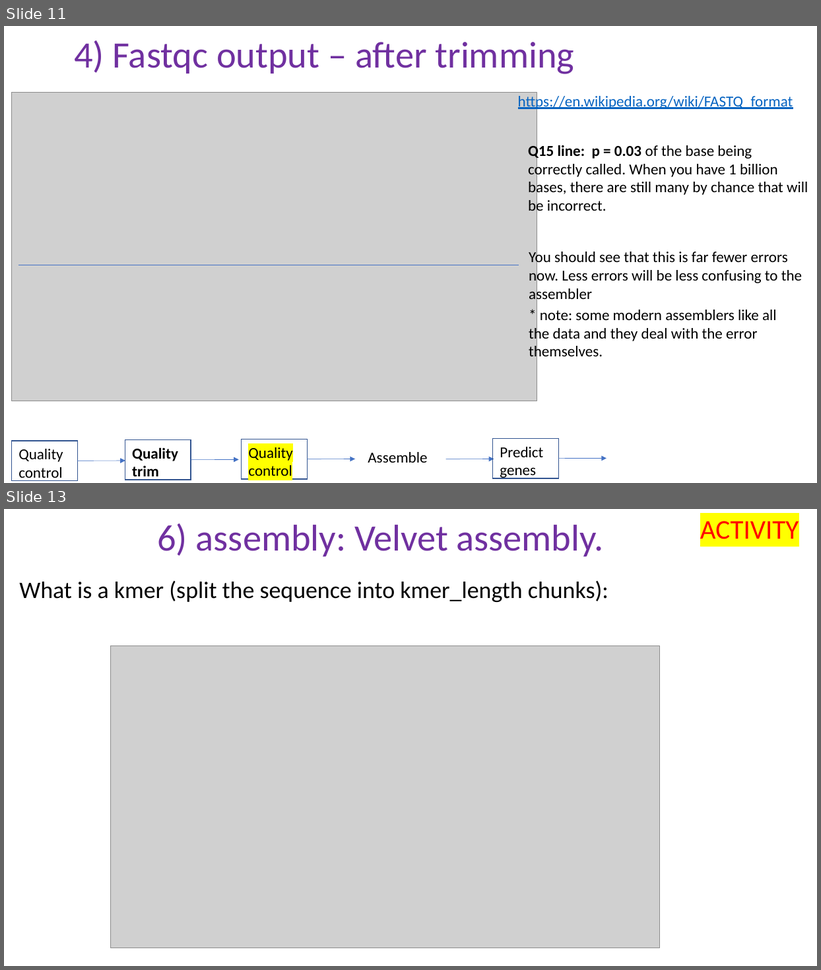
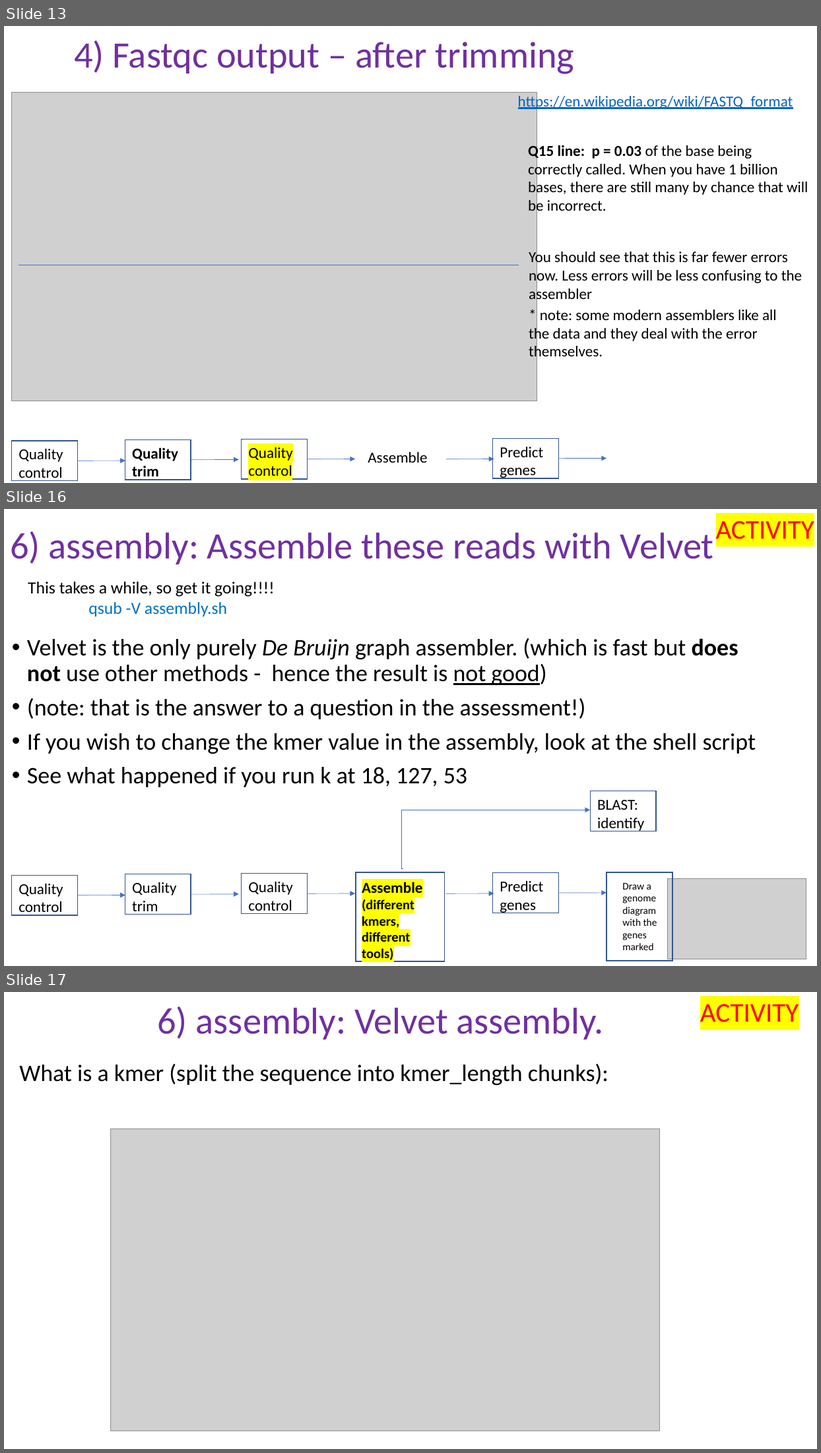
Before and after one commit to peterthorpe5/genome_assembly_workshop, a slide deck: powerpoint/6_assembly.pptx. Shown one above the other, each under a label of ours: slides 11 and 13 before the commit, slides 13, 16 and 17 after it; the slides between them are not shown. The pictures are 821x970 and 821x1453 pixels, drawn with LibreOffice and Linux fonts; fonts in the diff are those of the drawing; grey boxes stand for pictures. Boxes give left, top, right and bottom in pixels: in the first picture for what was removed or moved away, otherwise in the second. Text is boxed around its words. In the diff, an @@ line names an element or a change of style, - is before the commit and + after.

```diff
--- a/powerpoint/6_assembly.pptx
+++ b/powerpoint/6_assembly.pptx
@@ slide 16 added at (x1=4, y1=509, x2=817, y2=966), background #FFFFFF @@
@@ text added at (x1=716, y1=521, x2=814, y2=539), 32 pt, text #FF0000 @@
+ACTIVITY
@@ title added at (x1=10, y1=531, x2=714, y2=564), 44 pt, text #7030A0 @@
+6) assembly: Assemble these reads with Velvet
@@ text added at (x1=28, y1=582, x2=274, y2=617), 20 pt, text #000000 @@
+This takes a while, so get it going!!!!
+qsub -V assembly.sh
@@ text added at (x1=27, y1=638, x2=756, y2=788), 28 pt, text #000000 @@
+• Velvet is the only purely De Bruijn graph assembler. (which is fast but does not use other methods - hence the result is not good)
+• (note: that is the answer to a question in the assessment!)
+• If you wish to change the kmer value in the assembly, look at the shell script
+• See what happened if you run k at 18, 127, 53
@@ rectangle added at (x1=590, y1=791, x2=656, y2=832), outline #325491 1 pt @@
@@ text added at (x1=597, y1=800, x2=644, y2=832), 18 pt, text #000000 @@
+BLAST: identify
@@ elbow arrow added from (403, 869) to (590, 811), #4472C4 0.5 pt @@
@@ rectangle added at (x1=11, y1=875, x2=77, y2=916), outline #325491 1 pt @@
@@ text added at (x1=19, y1=884, x2=63, y2=916), 18 pt, text #000000 @@
+Quality control
@@ rectangle added at (x1=125, y1=875, x2=191, y2=915), outline #325491 1 pt @@
@@ text added at (x1=132, y1=883, x2=176, y2=915), 18 pt, text #000000 @@
+Quality trim
@@ rectangle added at (x1=242, y1=874, x2=307, y2=914), outline #325491 1 pt @@
@@ text added at (x1=248, y1=882, x2=292, y2=914), 18 pt, text #000000 @@
+Quality control
@@ rectangle added at (x1=356, y1=873, x2=445, y2=962), outline #325491 1 pt @@
@@ text added at (x1=362, y1=882, x2=422, y2=960), 16 pt, text #000000, bold @@
+Assemble (different kmers, different tools)
@@ rectangle added at (x1=492, y1=873, x2=558, y2=914), outline #325491 1 pt @@
@@ text added at (x1=500, y1=881, x2=543, y2=914), 18 pt, text #000000 @@
+Predict genes
@@ rectangle added at (x1=607, y1=873, x2=673, y2=961), outline #325491 1 pt @@
@@ text added at (x1=622, y1=883, x2=657, y2=951), 12 pt, text #000000 @@
+Draw a genome diagram with the genes marked
@@ picture added at (x1=668, y1=879, x2=806, y2=959) @@
@@ arrow added from (77, 896) to (125, 896), #4472C4 0.5 pt @@
@@ arrow added from (191, 894) to (239, 894), #4472C4 0.5 pt @@
@@ arrow added from (307, 894) to (355, 894), #4472C4 0.5 pt @@
@@ arrow added from (446, 894) to (494, 894), #4472C4 0.5 pt @@
@@ arrow added from (559, 893) to (607, 893), #4472C4 0.5 pt @@
@@ what was slide 11 is now slide 13 @@
@@ what was slide 13 is now slide 17 @@
```
Also in this commit, not shown: 13 slides changed, 7 other slides added.
